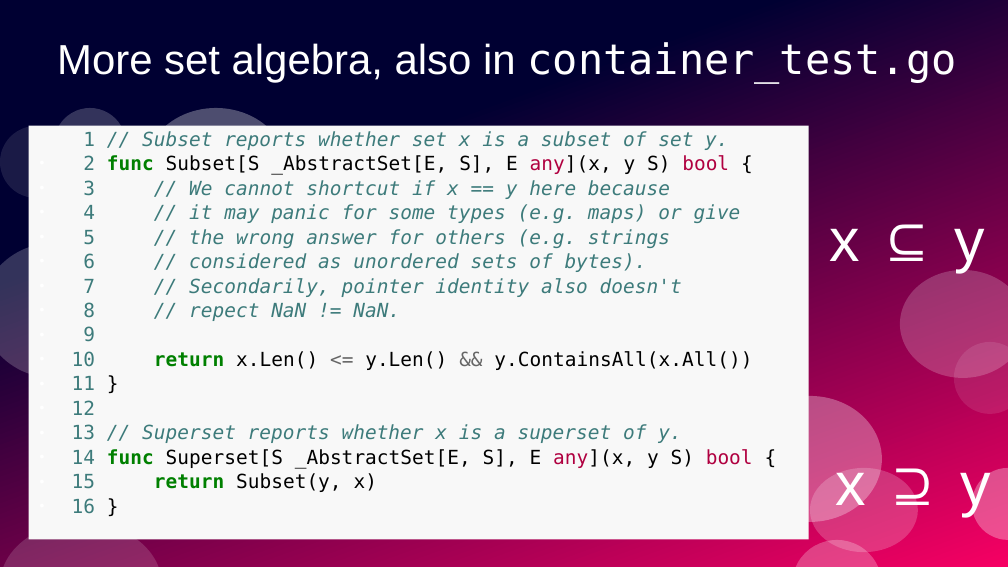
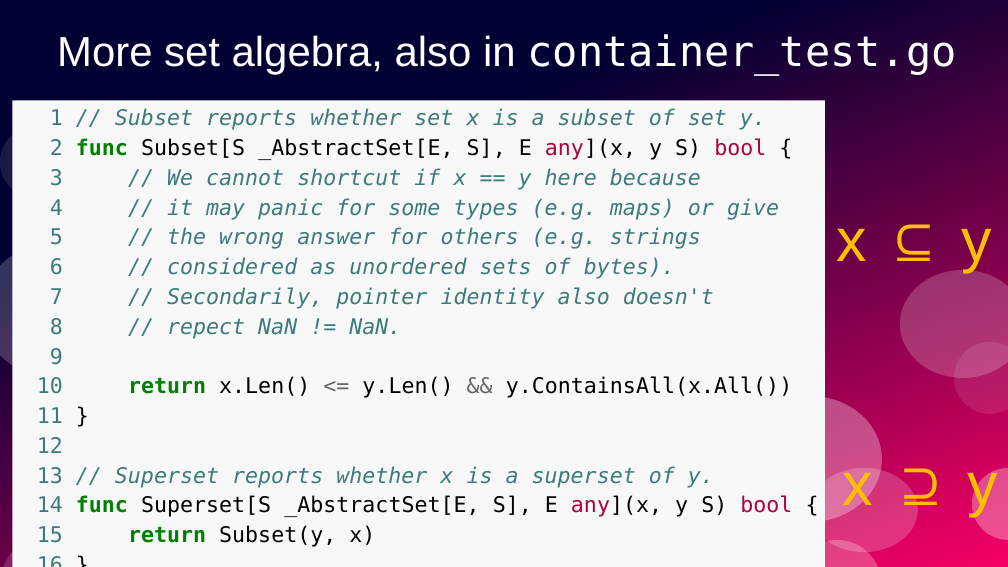
Before and after one commit to ramalho/sets-in-go, a slide deck: slide 47 of sets-in-go.odp (slide 46 before the commit). Drawn at 1008x567 pixels with LibreOffice and Linux fonts; fonts in the diff are those of the drawing. Boxes give left, top, right and bottom in pixels: in the first picture for what was removed or moved away, otherwise in the second. Text is boxed around its words. In the diff, an @@ line names an element or a change of style, - is before the commit and + after.

```diff
--- a/sets-in-go.odp
+++ b/sets-in-go.odp
@@ title "More set algebra, also in ...": place and size @@
-title "More set algebra, also in ..." at [57,42,957,83]
+title "More set algebra, also in ..." at [57,34,957,76]
@@ text "1 // Subset reports whether ...": place and size @@
-text "1 // Subset reports whether ..." at [28,125,809,540]
+text "1 // Subset reports whether ..." at [12,101,825,567]
@@ text "1 // Subset reports whether ..." at [12,101,825,567]: size 15.3 to 17 pt; indent changed; line spacing 1.05 to 1.15; bullet ● to none @@
@@ ellipse removed at [54,108,126,180] @@
@@ ellipse removed at [144,108,287,234] @@
@@ text "x ⊆ y": place and size @@
-text "x ⊆ y" at [829,228,985,272]
+text "x ⊆ y" at [837,229,992,272]
@@ text "x ⊆ y" at [837,229,992,272]: text colour #FFFFFF to #FFBF00 @@
@@ text "x ⊇ y" at [843,456,998,516]: text colour #FFFFFF to #FFBF00 @@
@@ text "x ⊇ y": place and size @@
-text "x ⊇ y" at [835,472,991,516]
+text "x ⊇ y" at [843,456,998,516]
```
Also in this commit, not shown: 9 other slides changed, 1 slide added, 2 other files.
